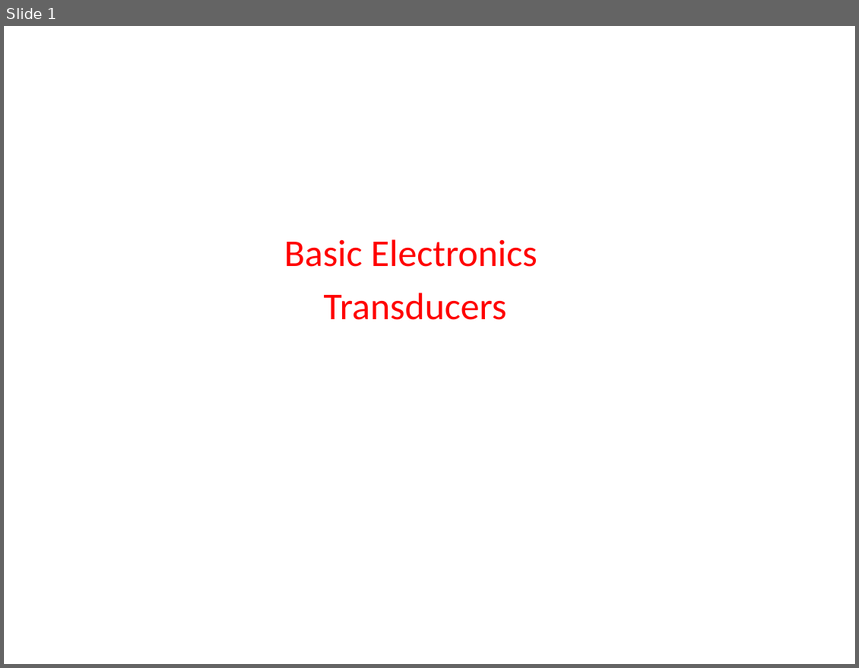
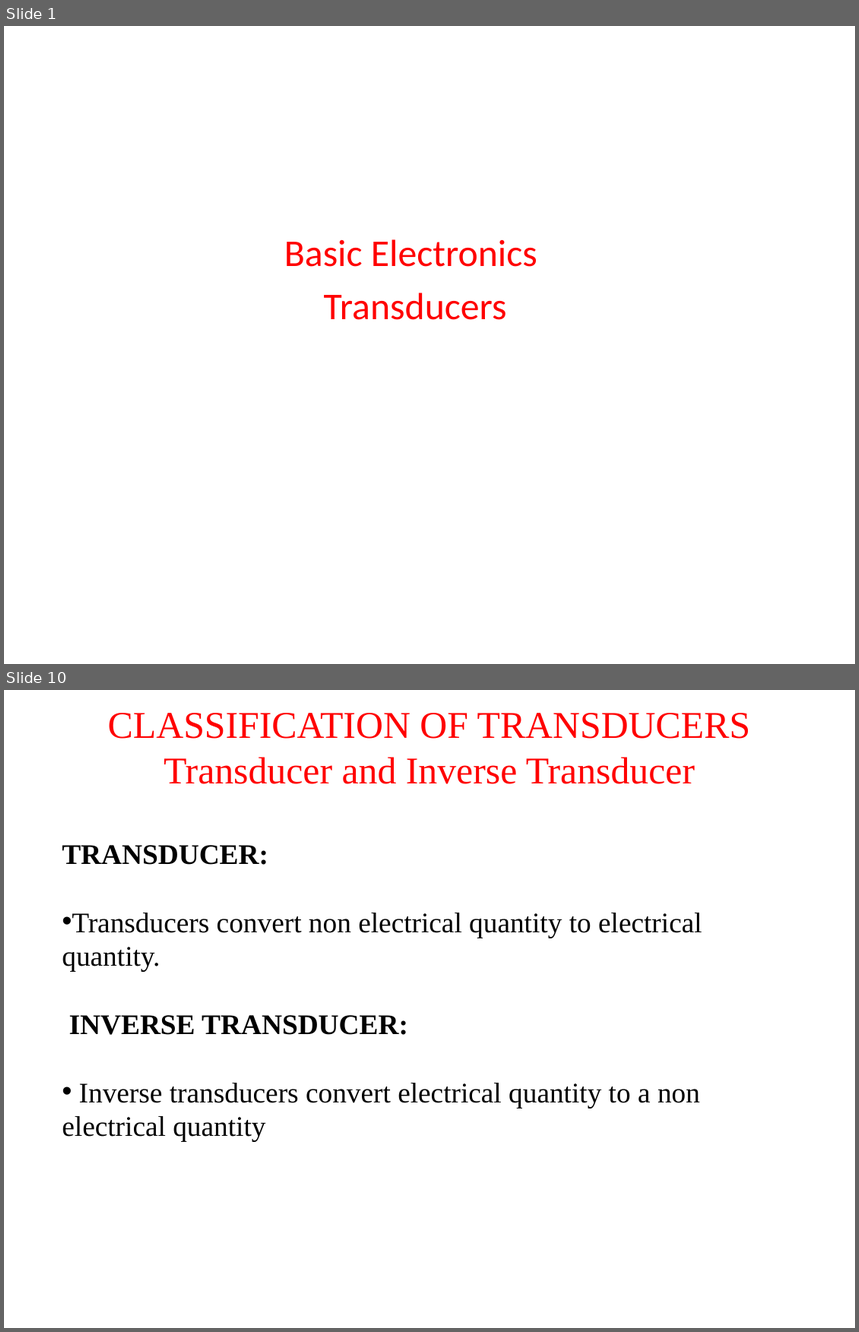
Before and after one commit to madhavirepe/Transducers, a slide deck: Transducers.pptx. Shown one above the other, each under a label of ours: slide 1 before the commit, slides 1 and 10 after it; the slides between them are not shown. The pictures are 859x668 and 859x1332 pixels, drawn with LibreOffice and Linux fonts; fonts in the diff are those of the drawing. Boxes give left, top, right and bottom in pixels: in the first picture for what was removed or moved away, otherwise in the second. Text is boxed around its words. In the diff, an @@ line names an element or a change of style, - is before the commit and + after.

```diff
--- a/Transducers.pptx
+++ b/Transducers.pptx
@@ slide 10 added at bbox=[4, 690, 855, 1328], background #FFFFFF @@
@@ title added at bbox=[108, 713, 751, 784], 32 pt, text #FF0000 @@
+CLASSIFICATION OF TRANSDUCERS
+Transducer and Inverse Transducer
@@ text added at bbox=[62, 845, 702, 1142], 24 pt, text #000000 @@
+TRANSDUCER:
+• Transducers convert non electrical quantity to electrical quantity.
+INVERSE TRANSDUCER:
+• Inverse transducers convert electrical quantity to a non electrical quantity
```
Also in this commit, not shown: 21 other slides added.
